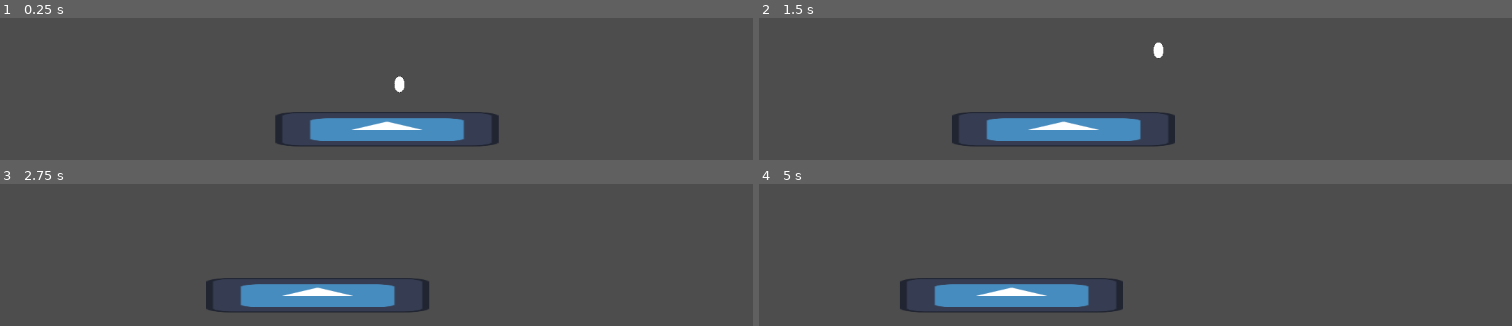
Above: before the commit, frames 1-4 (two rows, left to right).
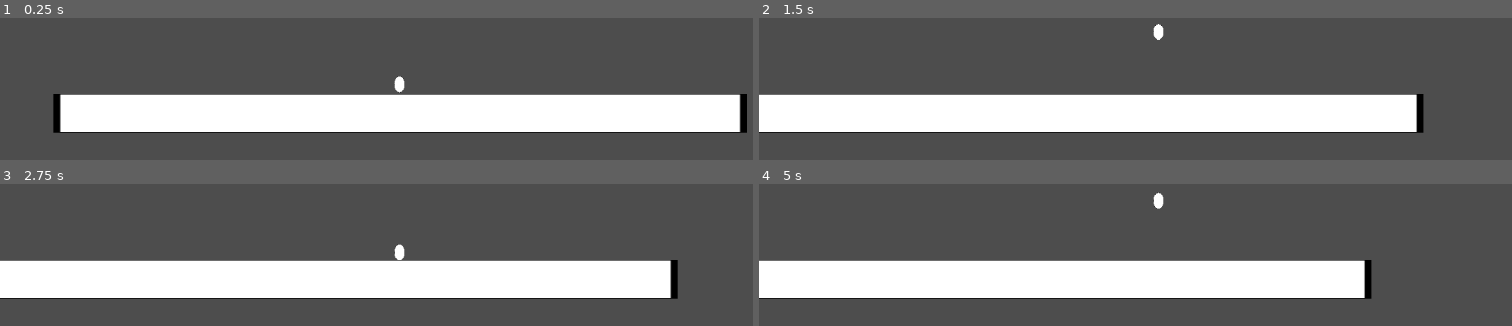
Above: after the commit, the same moments.

Repository: benitsch/Ludum-Dare-56
Game: Godot game, scene res://scenes/sample_player.tscn
The game is run twice, just before and just after one commit, with the same random seed, the same clock (stepped at 60 frames per second) and the same inputs. The project has no main scene, so this scene is started directly. The engine's default icon, where the game draws it, is replaced by a stand-in: a white triangle on a blue panel in a dark square.
Inputs:
- Up to frame 1 (0.25 s): no input
- Up to frame 2 (1.5 s): tap Enter at 0.5 s; hold D (move_right) from 0.53 s (still down); tap W (jump) at 0.77 s
- Up to frame 3 (2.75 s): tap W (jump) at 1.52 s; release D (move_right) at 2.03 s; hold A (move_left) from 2.03 s (still down)
- Up to frame 4 (5 s): release A (move_left) at 2.78 s; hold D (move_right) 2.78-4.28 s; tap W (jump) at 3.02, 3.77, 4.52 s; hold A (move_left) from 4.28 s (still down)

The runs differ from the first frame. In frame 1, 27% of the frame differs, in the area x 7-100%, y 53-91%; in frame 2, 26%; in frame 3, 26%; in frame 4, 24%.

Commit message:
Fixed Ground in Player Test

Diff:
--- a/scenes/sample_player.tscn
+++ b/scenes/sample_player.tscn
@@ -1,10 +1,10 @@
-[gd_scene load_steps=4 format=3 uid="uid://0vhdr1lunlve"]
+[gd_scene load_steps=4 format=3 uid="uid://bb2g6gfmrevmf"]
 
 [ext_resource type="PackedScene" uid="uid://2ir574xuagab" path="res://scenes/player.tscn" id="1_ka24p"]
-[ext_resource type="Texture2D" uid="uid://bllsywoyis8xy" path="res://icon.svg" id="2_1b8c5"]
+[ext_resource type="Texture2D" uid="uid://d1u8wew1kyh2i" path="res://DevArt/Square.png" id="2_0lhgu"]
 
 [sub_resource type="RectangleShape2D" id="RectangleShape2D_4jhr2"]
-size = Vector2(321, 48)
+size = Vector2(500, 500.001)
 
 [node name="NataTest" type="Node2D"]
 
@@ -12,14 +12,13 @@
 position = Vector2(576, 63)
 
 [node name="testground" type="StaticBody2D" parent="."]
+position = Vector2(577, 107)
+scale = Vector2(2, 0.110202)
 collision_layer = 2
 collision_mask = 33
 
 [node name="Sprite2D" type="Sprite2D" parent="testground"]
-position = Vector2(558, 130)
-scale = Vector2(2.51563, 0.390625)
-texture = ExtResource("2_1b8c5")
+texture = ExtResource("2_0lhgu")
 
 [node name="CollisionShape2D" type="CollisionShape2D" parent="testground"]
-position = Vector2(558, 130)
 shape = SubResource("RectangleShape2D_4jhr2")
